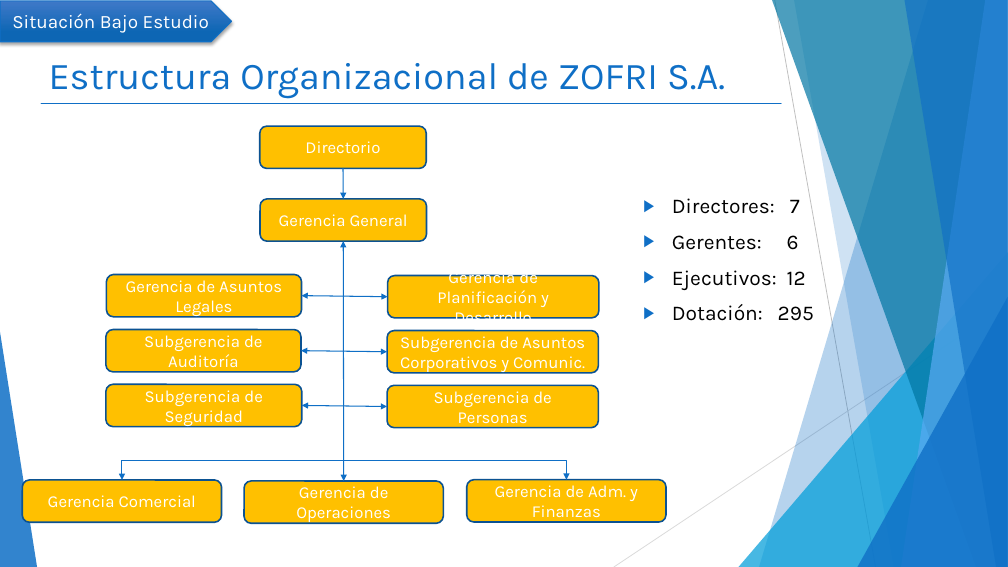
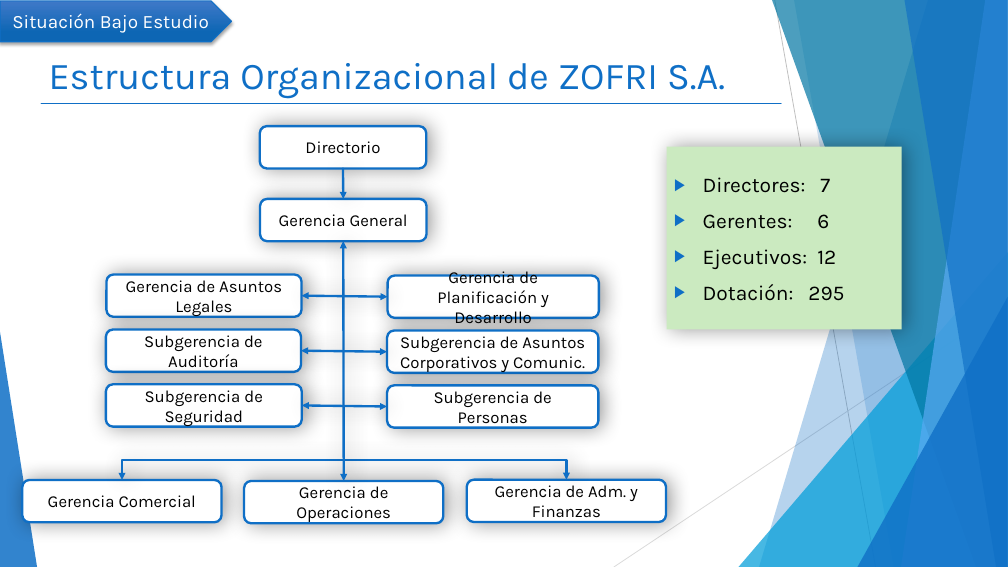
Before and after one commit to mcamara75/tituloUnap, a slide deck: slide 8 of 2018/TT IQQ 2018 Camara y Garay.pptx. Drawn at 1008x567 pixels with LibreOffice and Linux fonts; fonts in the diff are those of the drawing. Boxes give left, top, right and bottom in pixels: in the first picture for what was removed or moved away, otherwise in the second. Text is boxed around its words. In the diff, an @@ line names an element or a change of style, - is before the commit and + after.

```diff
--- a/2018/TT IQQ 2018 Camara y Garay.pptx
+++ b/2018/TT IQQ 2018 Camara y Garay.pptx
@@ text "Directores: 7": place and size @@
-text "Directores: 7" at [672, 198, 814, 321]
+text "Directores: 7" at [667, 147, 902, 330]
@@ text "Directores: 7" at [667, 147, 902, 330]: vertical alignment top to middle; fill none to #CBEAC0; shadow on @@
@@ arrow (343, 169) - (343, 199): stroke #0F6FC6 1 pt to #0F6FC6 2.25 pt @@
@@ double arrow (343, 241) - (344, 481): stroke #0F6FC6 1 pt to #0F6FC6 2.25 pt @@
@@ double arrow (302, 296) - (388, 296): stroke #0F6FC6 1 pt to #0F6FC6 2.25 pt @@
@@ double arrow (301, 351) - (387, 352): stroke #0F6FC6 1 pt to #0F6FC6 2.25 pt @@
@@ double arrow (302, 405) - (387, 407): stroke #0F6FC6 1 pt to #0F6FC6 2.25 pt @@
@@ elbow double arrow (122, 480) - (566, 480): stroke #0F6FC6 1 pt to #0F6FC6 2.25 pt @@
@@ text colour #FFFFFF to #000000; fill #FFC000 to #FFFFFF; outline #0B5292 1.5 pt to #0F6FC6 2.25 pt; shadow on in 11 elements at [260, 126, 426, 169], [260, 199, 426, 241], [107, 274, 302, 317], [388, 275, 599, 318], [106, 330, 301, 372], [387, 330, 598, 373], [106, 384, 302, 426], [387, 386, 598, 428], [23, 480, 222, 523], [244, 481, 444, 523], [467, 480, 666, 523] @@
```
Also in this commit, not shown: 11 other slides changed, 1 slide removed.
